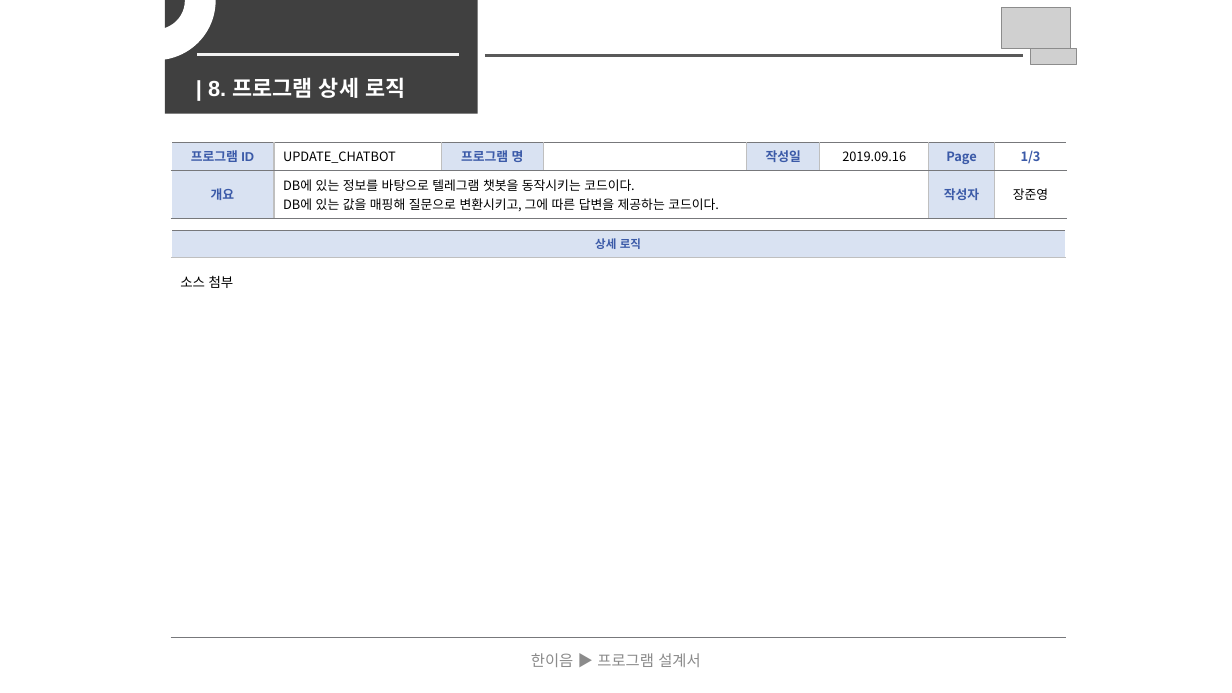
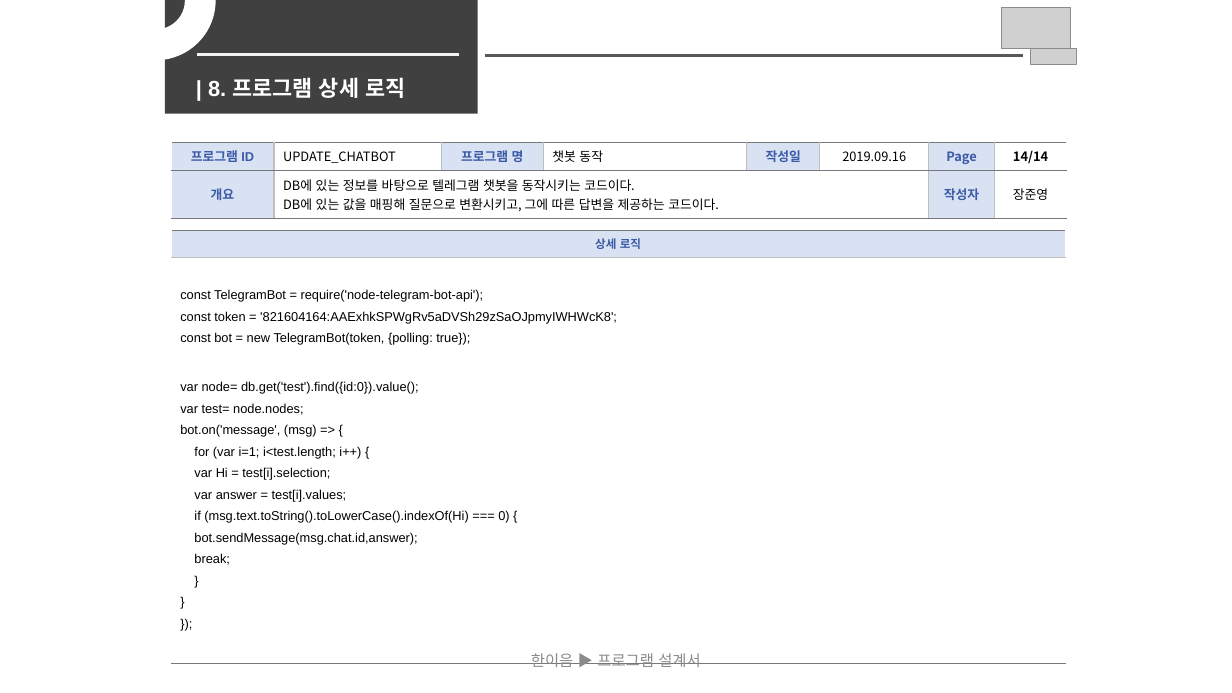
Before and after one commit to Hanswind/smuhill, a slide deck: slide 14 of documents/Output_Documents/개발산출물.pptx. Drawn at 1232x693 pixels with LibreOffice and Linux fonts; fonts in the diff are those of the drawing; grey boxes stand for pictures. Boxes give left, top, right and bottom in pixels: in the first picture for what was removed or moved away, otherwise in the second. Text is boxed around its words. In the diff, an @@ line names an element or a change of style, - is before the commit and + after.

```diff
--- a/documents/Output_Documents/개발산출물.pptx
+++ b/documents/Output_Documents/개발산출물.pptx
@@ table at box(171, 142, 1067, 218) @@
-row 1, column 4: 
+row 1, column 4: 챗봇 동작
-row 1, column 8: 1/3
+row 1, column 8: 14/14
@@ table at box(171, 230, 1066, 680) @@
-row 2, column 1: 소스 첨부
+row 2, column 1: const TelegramBot = require('node-telegram-bot-api'); / const token = '821604164:AAExhkSPWgRv5aDVSh29zSaOJpmyIWHWcK8'; / const bot = new TelegramBot(token, {polling: true}); / var node= db.get('test').find({id:0}).value(); / var test= node.nodes; / bot.on('message', (msg) => { / for (var i=1; i<test.length; i++) { / var Hi = test[i].selection; / var answer = test[i].values; / if (msg.text.toString().toLowerCase().indexOf(Hi) === 0) { / bot.sendMessage(msg.chat.id,answer); / break; / } / } / });
```
Also in this commit, not shown: 11 other slides changed, 2 slides added, 2 slides removed, 2 other files.
